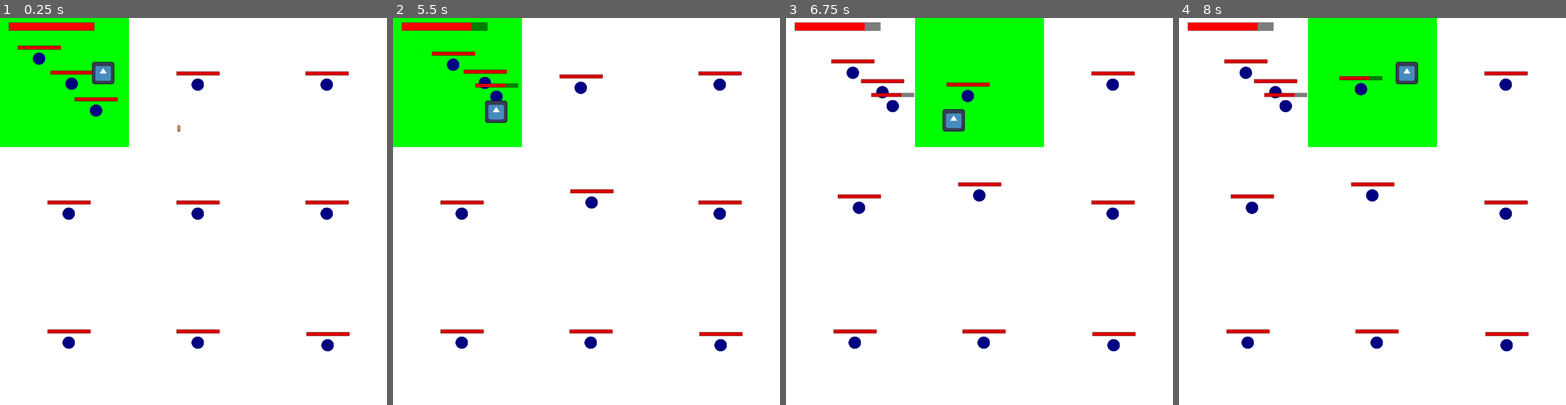
Above: before the commit, frames 1-4 (left to right).
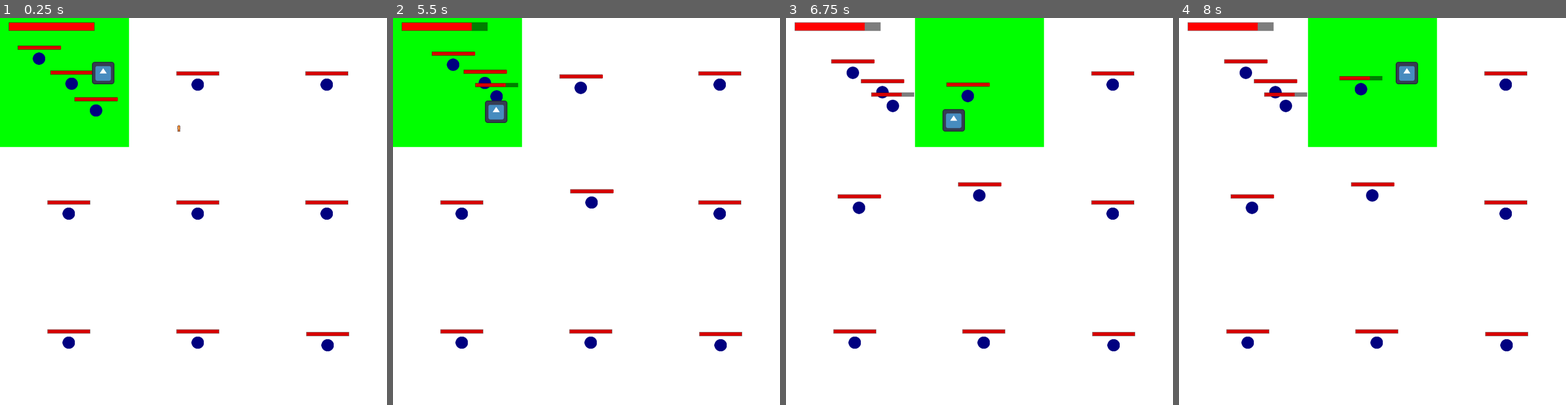
Above: after the commit, the same moments.

Repository: Jcalafange/IA_para_jogos
Game: Godot game, scene res://Cena1.tscn
Two runs of this game, one before a commit and one after it. Both use one fixed random seed, a clock stepped at 60 frames per second and the inputs below. The engine's default icon, where the game draws it, is replaced by a stand-in: a white triangle on a blue panel in a dark square.
Inputs (mouse positions are in pixels of both pictures, inside the frame that each line leads up to):
- Up to frame 1 (0.25 s): no input
- Up to frame 2 (5.5 s): move the mouse to (671, 192) at 0.52 s; hold D (move_right) 0.53-1.28 s; click (671, 192) at 0.67 s; move the mouse to (509, 230) at 1.27 s; hold S (move_down) 1.28-2.03 s; move the mouse to (625, 126) at 2.02 s; hold D (move_right) 2.03-2.78 s; move the mouse to (567, 288) at 2.77 s; hold W (move_up) 2.78-3.53 s; click (567, 288) at 2.92 s; move the mouse to (702, 269) at 3.52 s; hold A (move_left) 3.53-5.03 s; move the mouse to (470, 153) at 4.27 s; move the mouse to (605, 211) at 5.02 s; hold S (move_down) from 5.03 s (still down); click (605, 211) at 5.17 s
- Up to frame 3 (6.75 s): move the mouse to (921, 114) at 5.77 s; release S (move_down) at 5.78 s; hold D (move_right) 5.78-6.53 s; move the mouse to (1064, 192) at 6.52 s; hold W (move_up) from 6.53 s (still down)
- Up to frame 4 (8 s): move the mouse to (1295, 230) at 7.27 s; release W (move_up) at 7.28 s; hold D (move_right) from 7.28 s (still down); click (1295, 230) at 7.42 s

The runs differ from the first frame. In frame 1, less than 0.1% of the frame differs, in the area x 23-91%, y 13-83%; in frame 2, less than 0.1%; in frame 3, less than 0.1%, in the area x 22-91%, y 13-83%; in frame 4, less than 0.1%.

Commit message:
Decision?

Diff:
--- a/Scripts/GameController.gd
+++ b/Scripts/GameController.gd
@@ -68,6 +68,13 @@
 		ball.connect("destruct_ball", Callable(self, "_on_ball_destructed"))
 		ball.connect("entered_zone", Callable(self, "_on_ball_entered_zone"))
 		ball.connect("exited_zone", Callable(self, "remove_ball_from_zone"))
+		ball.connect("entered_power_up", Callable(self, "_on_ball_entered_power_up"))
+
+func _on_ball_entered_power_up(ball: ballController, power_up: Node) -> void:
+	if power_up.is_in_group("powerups") and power_up.name == "PowerUpHeal":
+		# Quando a bola colide com um power-up de vida
+		ball.restore_life(20)  # Recupera 20 de vida (exemplo de valor)
+		power_up.queue_free()  # Remove o power-up do jogo após ser coletado
 
 func _on_player_status_change(currentLife):
 	hpBar.size.x = (currentLife/100.0) * 198.0 # Replace with function body.
--- a/Scripts/ballController.gd
+++ b/Scripts/ballController.gd
@@ -1,10 +1,10 @@
 extends Area2D
-
 
 class_name ballController
 
 enum State {
 	NORMAL,
+	ATTACKING,
 	FLEEING,
 	SEEKING_BUFF
 }
@@ -16,14 +16,15 @@
 signal destruct_ball
 var player : Node2D
 
-var currentState: State = State.NORMAL
-var fleeDistance: float = 200.0
-
-signal entered_zone(zone)  # Novo sinal para quando a bola entra em uma zona
-signal exited_zone(zone)   # Novo sinal para quando a bola sai de uma zona
+signal entered_zone(zone)
+signal exited_zone(zone)
+signal entered_power_up(power_up)
+var attackDistance : float = 5.0  # Distância de ataque do inimigo
 
 var hpBar : ColorRect
 var lifeBar : ColorRect
+
+var currentState: State = State.NORMAL
 
 func _ready():
 	connect("area_entered", Callable(self, "_on_bullet_body_entered"))
@@ -35,30 +36,15 @@
 	hpBar = $Hp
 	lifeBar = hpBar.get_node("Bar")
 
-	currentState = State.NORMAL
-
-func _process(delta):
+func move(delta):
 	update_life_bar()
-
-
-func move(delta):
-	update_state()
-	match currentState:
-		State.NORMAL:
-			move_towards_player(delta)
-		State.FLEEING:
-			move_away_from_player(delta)
-		State.SEEKING_BUFF:
-			move_towards_buff(delta)
+	make_decision(delta)
 
 func _on_bullet_body_entered(body):
 	if body.is_in_group("bullets"):
 		body.queue_free()
 		currentLife -= 30
-		if currentLife <= (maxLife * 0.3):  # Se a vida do inimigo for menor que 30%, ele entra no estado de fuga
-			if currentState != State.FLEEING:
-				currentState = State.FLEEING
-		if(currentLife <= 0):
+		if currentLife <= 0:
 			emit_signal("destruct_ball", self)
 			queue_free()
 
@@ -72,51 +58,66 @@
 	if area is ZoneController:
 		emit_signal("exited_zone", area, self)
 
-func move_towards_player(delta):
-	var direction = (player.position - position).normalized()  # Calcula a direção para o jogador
-	position += direction * velocity * delta  # Move a bola na direção do jogador com base na velocidade
+func _on_powerUp_entered(area: Area2D):
+	if area.is_in_group("powerups"):  # Verifica se é um power-up
+		emit_signal("entered_power_up", self, area)
 
 func update_life_bar():
 	if lifeBar:
 		var life_percentage = currentLife / maxLife
 		lifeBar.size.x = hpBar.size.x * life_percentage
 
-func update_state():
+# A árvore de decisões que determina o estado do inimigo
+func make_decision(delta):
+	# Verificando as condições para a árvore de decisões
+	if should_attack():
+		currentState = State.ATTACKING
+		print("Atacando o jogador")
+	elif should_flee():
+		currentState = State.FLEEING
+		print("Estado de fuga")
+	elif should_seek_buff():
+		currentState = State.SEEKING_BUFF
+		print("Buscando power-up")
+	else:
+		currentState = State.NORMAL
+		print("Estado normal")
+
+	# Movimenta de acordo com o estado atual
 	match currentState:
+		State.ATTACKING:  # Se o inimigo estiver atacando
+			attack_player()
 		State.NORMAL:
-			if currentLife <= (maxLife * 0.3):
-				currentState = State.FLEEING
-				print("Inimigo entrou no estado FLEEING")
+			move_towards_player(delta)
 		State.FLEEING:
-			var distance_to_player = position.distance_to(player.position)
-			if distance_to_player >= fleeDistance:
-				currentState = State.SEEKING_BUFF
-				print("Inimigo entrou no estado SEEKING_BUFF")
+			move_away_from_player(delta)
 		State.SEEKING_BUFF:
-			if currentLife >= maxLife:
-				currentState = State.NORMAL
-				print("Inimigo voltou ao estado NORMAL")
+			move_towards_buff(delta)
 
-# Move o inimigo para longe do jogador (fuga)
-func move_away_from_player(delta):
-	var distance_to_player = position.distance_to(player.position)  # Calcula a distância atual até o jogador
-	#print("Distancia do Player: ", distance_to_player)
-	if distance_to_player < fleeDistance:  # Se a distância for maior que a distância de fuga
-		var direction = (position - player.position).normalized()  # Direção para longe do jogador
-		position += direction * velocity * delta  # Move o inimigo para longe
-	else:
-		# Se a bola estiver a uma distância menor ou igual a fleeDistance, ela para
-		print("Distância de fuga alcançada, parado.")
+# Função que verifica se o inimigo deve atacar
+func should_attack() -> bool:
+	var distance_to_player = position.distance_to(player.position)
+	if distance_to_player <= attackDistance:  # Se o inimigo estiver dentro da distância de ataque
+		return true
+	return false
 
-func move_towards_buff(delta):
-	var target_buff = find_nearest_buff()
-	if target_buff:
-		var direction = (target_buff.global_position - global_position).normalized()
-		position += direction * velocity * delta
-	else:
-		# Se não houver buffs disponíveis, pode retornar ao estado NORMAL ou esperar
-		currentState = State.NORMAL
+# Função que verifica se o inimigo deve fugir
+func should_flee() -> bool:
+	if currentLife <= (maxLife * 0.3):  # Se a vida for menor que 30%
+		return true
+	var distance_to_player = position.distance_to(player.position)
+	return false
 
+# Função que verifica se o inimigo deve procurar um buff
+func should_seek_buff() -> bool:
+	var distance_to_player = position.distance_to(player.position)
+	if distance_to_player >= 200:  # Se o inimigo estiver longe do jogador
+		var nearest_buff = find_nearest_buff()
+		if nearest_buff:
+			return true  # Se existir um buff dentro de um raio
+	return false
+
+# Encontrar o buff mais próximo
 func find_nearest_buff():
 	var max_search_distance = 500
 	var buffs = get_tree().get_nodes_in_group("powerups")
@@ -129,8 +130,37 @@
 			nearest_buff = buff
 	return nearest_buff
 
+# Move o inimigo para longe do jogador (fuga)
+func move_away_from_player(delta):
+	var distance_to_player = position.distance_to(player.position)
+	if distance_to_player < 200:  # Distância de fuga
+		var direction = (position - player.position).normalized()  # Direção para longe do jogador
+		position += direction * velocity * delta  # Move o inimigo para longe
+	else:
+		print("Distância de fuga alcançada, parado.")
+
+# Move o inimigo em direção ao jogador
+func move_towards_player(delta):
+	var direction = (player.position - position).normalized()  # Calcula a direção para o jogador
+	position += direction * velocity * delta  # Move a bola na direção do jogador com base na velocidade
+
+# Move o inimigo em direção ao buff
+func move_towards_buff(delta):
+	var target_buff = find_nearest_buff()
+	if target_buff:
+		var direction = (target_buff.global_position - global_position).normalized()
+		position += direction * velocity * delta
+	else:
+		print("Nenhum buff disponível, retornando ao estado normal.")
+		currentState = State.NORMAL
+
+# Função para restaurar vida
 func restore_life(amount):
 	currentLife += amount
 	if currentLife > maxLife:
 		currentLife = maxLife
 	print("Vida restaurada para: ", currentLife)
+
+# Função para atacar o jogador
+func attack_player():
+	print("Inimigo atacando o jogador!")
